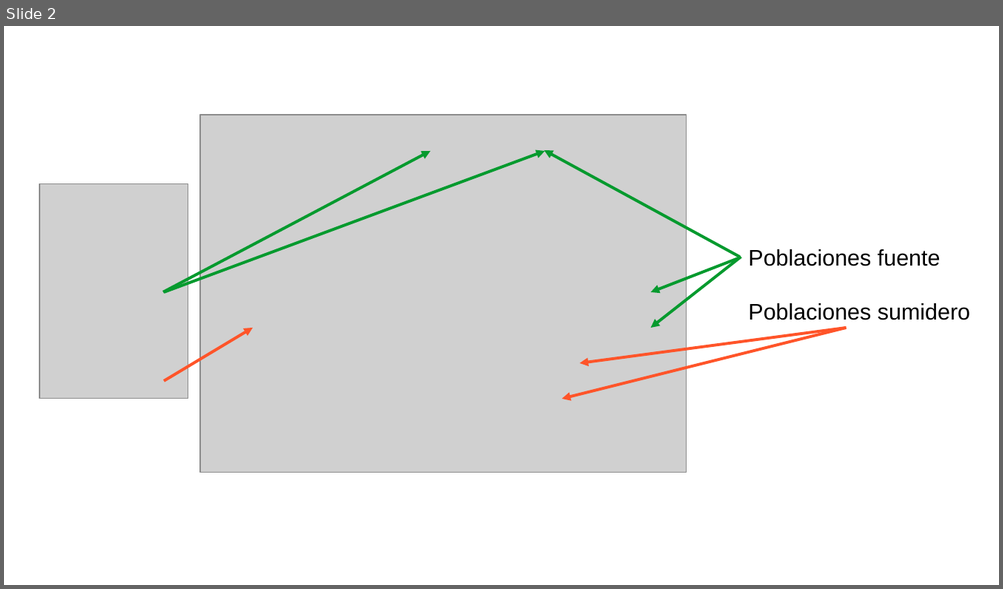
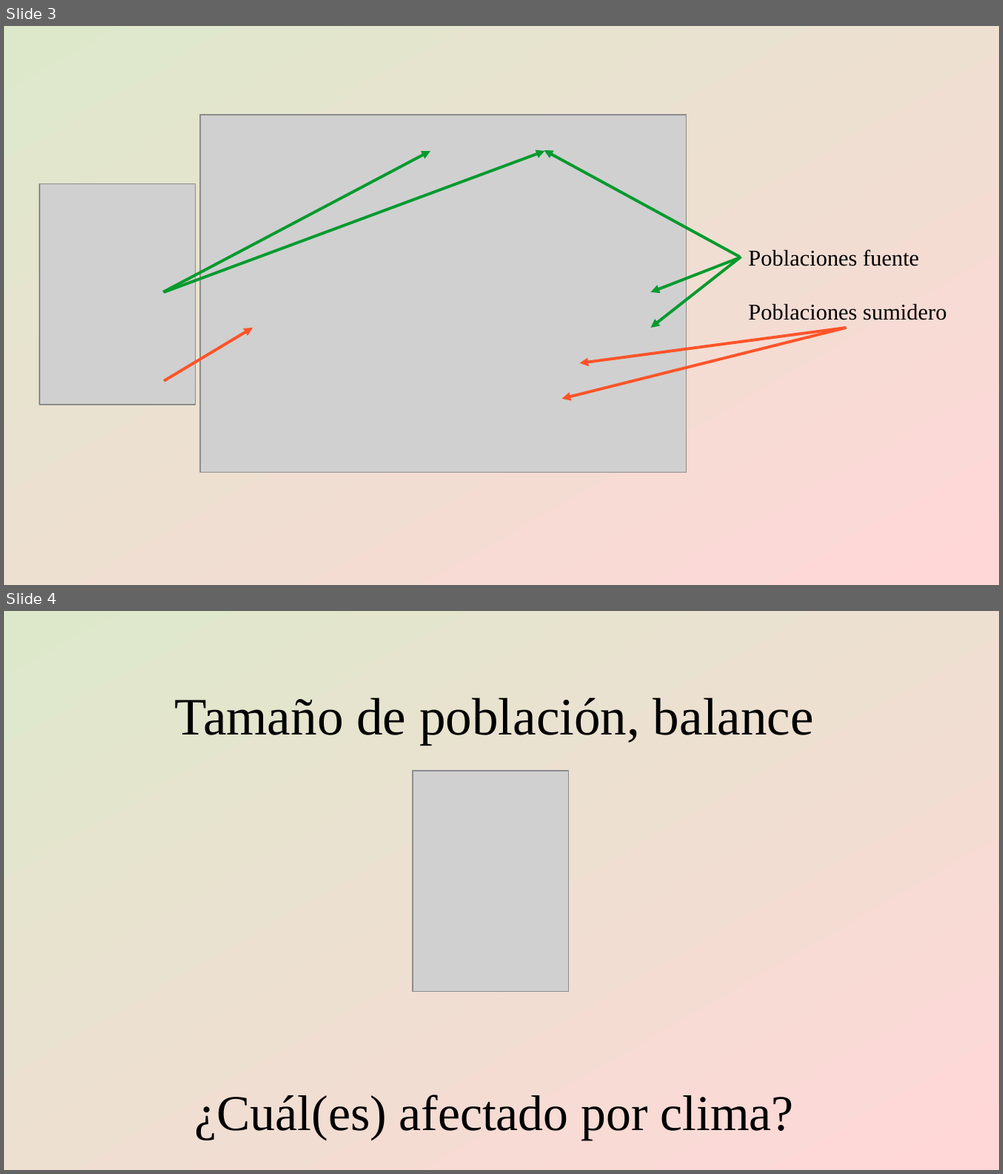
Before and after one commit to gerardommc/Ecologia-Teorica-II, a slide deck: Nicho/Caso-demografico.odp. Shown one above the other, each under a label of ours: slide 2 before the commit, slides 3 and 4 after it. The pictures are 1003x589 and 1003x1174 pixels, drawn with LibreOffice and Linux fonts; fonts in the diff are those of the drawing; grey boxes stand for pictures. Boxes give left, top, right and bottom in pixels: in the first picture for what was removed or moved away, otherwise in the second. Text is boxed around its words. In the diff, an @@ line names an element or a change of style, - is before the commit and + after.

```diff
--- a/Nicho/Caso-demografico.odp
+++ b/Nicho/Caso-demografico.odp
@@ slide 4 added at [4, 611, 999, 1170], background gradient #DDE8CB to #FFD7D7 @@
@@ text added at [175, 698, 814, 1140], 40 pt, text #000000 @@
+Tamaño de población, balance
+¿Cuál(es) afectado por clima?
@@ picture added at [412, 771, 569, 992] @@
@@ what was slide 2 is now slide 3 @@
@@ slide 3 changed as well @@
@@ background #FFFFFF to gradient #DDE8CB to #FFD7D7 @@
@@ picture: place and size @@
-picture at [40, 184, 188, 399]
+picture at [40, 184, 196, 405]
@@ text "Poblaciones fuente" at [748, 249, 946, 321]: font Arial to Times New Roman @@
```
Also in this commit, not shown: 20 other slides changed, 1 other slide added, 1 slide removed, 4 other files.
